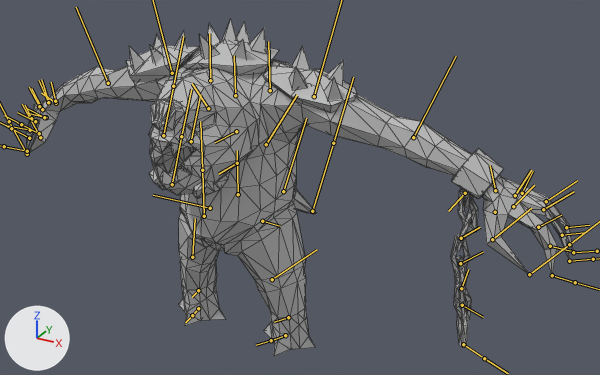
The FBX model Diamond Engine/Project Folder/Assets/Models/Rancor/Rancor_MeleeCombo_Parte2.fbx, before and after one commit.
Before and after are seen from a 50 mm camera at (0.0512, -0.0774, 0.0606) aimed at (0.0027, 0.0108, 0.0164). Lighting does not change. The marker at lower left points along +X, +Y and +Z. The bones that bend it are drawn over the model as lines. Mesh edges are drawn as thin lines.

The first picture shows 'Rancor'.
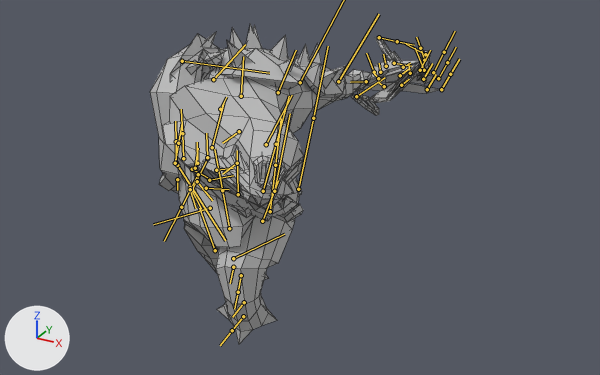
The newer file adds an action. The first version stands in its rest pose; the second is drawn at frame 1 of the action 'Hips|Hips|Take 001|BaseLayer'.

Where the change shows, as pixel boxes [x1, y1, x2, y2] in the pictures (600 x 375 px):
'Rancor', posed (47% narrower): before [26, 19, 574, 356]; after [150, 24, 440, 344]
bone 'Belly', root to tip: before (204, 216) to (202, 170); after (229, 228) to (222, 190)
bone 'Left_Leg', root to tip: before (262, 221) to (280, 226); after (262, 221) to (278, 180)
bone 'Left_Knee', root to tip: before (272, 279) to (317, 249); after (233, 258) to (284, 234)
bone 'Left_Ankle', root to tip: before (288, 317) to (274, 322); after (244, 302) to (232, 317)
bone 'Right_Leg', root to tip: before (210, 208) to (153, 195); after (210, 208) to (153, 224)
bone 'Right_Ankle', root to tip: before (198, 290) to (192, 297); after (233, 267) to (230, 283)
bone 'Spine', root to tip: before (237, 163) to (218, 174); after (237, 163) to (222, 174)
bone 'Head', root to tip: before (208, 108) to (192, 83); after (220, 109) to (226, 97)
bone 'Upper_Jaw', root to tip: before (163, 135) to (173, 86); after (263, 191) to (276, 144)
bone 'Lower_Jaw', root to tip: before (172, 184) to (181, 136); after (270, 211) to (275, 165)
bone 'Left_Shoulder', root to tip: before (270, 90) to (268, 41); after (278, 92) to (296, 50)
bone 'Left_Elbow', root to tip: before (413, 137) to (456, 56); after (338, 81) to (379, 14)
bone 'Left_Wrist', root to tip: before (495, 190) to (490, 165); after (366, 81) to (350, 82)
bone 'Chain', root to tip: before (465, 193) to (448, 211); after (356, 96) to (385, 77)
bone 'Chain1', root to tip: before (461, 238) to (480, 227); after (425, 54) to (406, 44)
bone 'Chain2', root to tip: before (460, 263) to (483, 252); after (424, 70) to (415, 48)
bone 'Chain3', root to tip: before (461, 288) to (468, 269); after (410, 73) to (408, 63)
bone 'Chain4', root to tip: before (462, 305) to (483, 317); after (394, 63) to (411, 66)
bone 'L_Index', root to tip: before (513, 206) to (534, 185); after (380, 72) to (379, 63)
bone 'L_I_Start', root to tip: before (538, 227) to (561, 215); after (403, 67) to (410, 63)
bone 'L_I_Middle', root to tip: before (550, 246) to (573, 251); after (420, 70) to (430, 50)
bone 'L_Ring', root to tip: before (515, 195) to (531, 170); after (378, 78) to (373, 72)
bone 'L_R_Start', root to tip: before (543, 209) to (574, 191); after (400, 75) to (408, 69)
bone 'L_R_Middle', root to tip: before (562, 235) to (585, 232); after (423, 79) to (432, 63)
bone 'L_Pinky', root to tip: before (522, 193) to (533, 171); after (384, 86) to (378, 82)
bone 'L_P_Start', root to tip: before (546, 201) to (577, 180); after (401, 85) to (409, 79)
bone 'L_P_Middle', root to tip: before (566, 227) to (589, 225); after (427, 89) to (436, 74)
bone 'Right_Shoulder', root to tip: before (210, 80) to (209, 33); after (213, 79) to (245, 44)
bone 'Right_Elbow', root to tip: before (108, 83) to (76, 7); after (177, 165) to (225, 240)
bone 'Right_Wrist', root to tip: before (56, 103) to (41, 93); after (177, 179) to (177, 190)
bone 'R_Thumb', root to tip: before (46, 117) to (27, 113); after (192, 169) to (207, 177)
bone 'R_T_Start', root to tip: before (40, 137) to (22, 104); after (207, 158) to (191, 192)
bone 'R_Index', root to tip: before (42, 109) to (31, 88); after (197, 181) to (212, 200)
bone 'R_I_Start', root to tip: before (31, 118) to (25, 105); after (216, 170) to (233, 168)
bone 'R_I_Middle', root to tip: before (30, 130) to (6, 125); after (207, 157) to (206, 133)
bone 'R_Ring', root to tip: before (49, 102) to (41, 79); after (190, 187) to (201, 209)
bone 'R_R_Start', root to tip: before (39, 106) to (29, 87); after (209, 180) to (233, 175)
bone 'R_R_Middle', root to tip: before (35, 121) to (17, 112); after (197, 163) to (197, 142)
bone 'R_Pinky', root to tip: before (55, 101) to (51, 82); after (190, 189) to (196, 208)
bone 'R_P_Start', root to tip: before (48, 102) to (39, 80); after (206, 188) to (229, 189)
bone 'R_P_Middle', root to tip: before (44, 117) to (27, 108); after (195, 168) to (198, 148)
bone 'Tail', root to tip: before (266, 144) to (297, 95); after (266, 144) to (292, 95)
bone 'T_Middle', root to tip: before (283, 191) to (306, 118); after (274, 191) to (290, 113)

The edits, one by one:
Bone 'Belly' (bone_belly) moves from (0.0, 0.0, 0.0) to (0.09, -0.01, -0.34).
Bone 'Belly' (bone_belly) turns from (0, 0, 0) to (-4, 25, -20) degrees about its own x, y and z.
Bone 'Left_Leg' (bone_left_leg) turns from (0, 0, 0) to (-15, -45, 54) degrees about its own x, y and z.
Bone 'Left_Knee' (bone_left_knee) turns from (0, 0, 0) to (0, 46, 42) degrees about its own x, y and z.
Bone 'Left_Ankle' (bone_left_ankle) turns from (0, 0, 0) to (-16, -10, -29) degrees about its own x, y and z.
Bone 'Right_Leg' (bone_right_leg) turns from (0, 0, 0) to (-12, -12, -25) degrees about its own x, y and z.
Bone 'Right_Ankle' (bone_right_ankle) turns from (0, 0, 0) to (13, -1, -20) degrees about its own x, y and z.
Bone 'Spine' (bone_spine) turns from (0, 0, 0) to (8, -4, -2) degrees about its own x, y and z.
Bone 'Head' (bone_head) turns from (0, 0, 0) to (-28, 6, -15) degrees about its own x, y and z.
Bone 'Upper_Jaw' (bone_upper_jaw) moves from (0.0, 0.0, 0.0) to (0.03, -0.16, -0.46).
Bone 'Lower_Jaw' (bone_lower_jaw) moves from (0.0, 0.0, 0.0) to (-0.03, -0.02, -0.62).
Bone 'Lower_Jaw' (bone_lower_jaw) turns from (0, 0, 0) to (6, -1, 18) degrees about its own x, y and z.
Bone 'Left_Shoulder' (bone_left_shoulder) turns from (0, 0, 0) to (6, 84, -15) degrees about its own x, y and z.
Bone 'Left_Arm' (bone_left_arm) turns from (0, 0, 0) to (1, -10, 6) degrees about its own x, y and z.
Bone 'Left_Elbow' (bone_left_elbow) turns from (0, 0, 0) to (0, 7, 7) degrees about its own x, y and z.
Bone 'Left_Wrist' (bone_left_wrist) turns from (0, 0, 0) to (124, 17, 5) degrees about its own x, y and z.
Bone 'Chain' (bone_chain) turns from (0, 0, 0) to (-32, 13, -70) degrees about its own x, y and z.
Bone 'Chain1' (bone_chain1) moves from (0.0, 0.0, 0.0) to (-0.36, -0.64, 0.57).
Bone 'Chain1' (bone_chain1) turns from (0, 0, 0) to (10, -5, 43) degrees about its own x, y and z.
Bone 'Chain2' (bone_chain2) turns from (0, 0, 0) to (10, 3, 40) degrees about its own x, y and z.
Bone 'Chain3' (bone_chain3) turns from (0, 0, 0) to (-5, -17, 35) degrees about its own x, y and z.
Bone 'Chain4' (bone_chain4) turns from (0, 0, 0) to (13, 33, -13) degrees about its own x, y and z.
Bone 'L_Index' (bone_l_index) turns from (0, 0, 0) to (1, 0, -7) degrees about its own x, y and z.
Bone 'L_I_Start' (bone_l_i_start) turns from (0, 0, 0) to (1, 2, -6) degrees about its own x, y and z.
Bone 'L_I_Middle' (bone_l_i_middle) turns from (0, 0, 0) to (-1, -4, -6) degrees about its own x, y and z.
Bone 'L_Ring' (bone_l_ring) turns from (0, 0, 0) to (2, 1, -7) degrees about its own x, y and z.
Bone 'L_R_Start' (bone_l_r_start) turns from (0, 0, 0) to (1, 2, -6) degrees about its own x, y and z.
Bone 'L_R_Middle' (bone_l_r_middle) turns from (0, 0, 0) to (-1, -2, -6) degrees about its own x, y and z.
Bone 'L_Pinky' (bone_l_pinky) turns from (0, 0, 0) to (2, 1, -6) degrees about its own x, y and z.
Bone 'L_P_Start' (bone_l_p_start) turns from (0, 0, 0) to (2, 2, -6) degrees about its own x, y and z.
Bone 'L_P_Middle' (bone_l_p_middle) turns from (0, 0, 0) to (-1, -2, -6) degrees about its own x, y and z.
Bone 'Right_Shoulder' (bone_right_shoulder) turns from (0, 0, 0) to (27, 51, 56) degrees about its own x, y and z.
Bone 'Right_Arm' (bone_right_arm) turns from (0, 0, 0) to (-117, 26, -103) degrees about its own x, y and z.
Bone 'Right_Elbow' (bone_right_elbow) turns from (0, 0, 0) to (0, 43, -43) degrees about its own x, y and z.
Bone 'Right_Wrist' (bone_right_wrist) turns from (0, 0, 0) to (-26, 45, 59) degrees about its own x, y and z.
Bone 'R_Thumb' (bone_r_thumb) turns from (0, 0, 0) to (32, -21, -30) degrees about its own x, y and z.
Bone 'R_T_Start' (bone_r_t_start) turns from (0, 0, 0) to (10, -32, 17) degrees about its own x, y and z.
Bone 'R_Index' (bone_r_index) turns from (0, 0, 0) to (-24, -3, -33) degrees about its own x, y and z.
Bone 'R_I_Start' (bone_r_i_start) turns from (0, 0, 0) to (-3, -21, -50) degrees about its own x, y and z.
Bone 'R_I_Middle' (bone_r_i_middle) turns from (0, 0, 0) to (-5, 30, -48) degrees about its own x, y and z.
Bone 'R_Ring' (bone_r_ring) turns from (0, 0, 0) to (-22, -6, -32) degrees about its own x, y and z.
Bone 'R_R_Start' (bone_r_r_start) turns from (0, 0, 0) to (-12, -26, -47) degrees about its own x, y and z.
Bone 'R_R_Middle' (bone_r_r_middle) turns from (0, 0, 0) to (2, 18, -54) degrees about its own x, y and z.
Bone 'R_Pinky' (bone_r_pinky) turns from (0, 0, 0) to (-26, -6, -24) degrees about its own x, y and z.
Bone 'R_P_Start' (bone_r_p_start) turns from (0, 0, 0) to (-6, -21, -50) degrees about its own x, y and z.
Bone 'R_P_Middle' (bone_r_p_middle) turns from (0, 0, 0) to (0, 19, -52) degrees about its own x, y and z.
Bone 'Tail' (bone_tail) turns from (0, 0, 0) to (-5, 8, -2) degrees about its own x, y and z.
Bone 'T_Middle' (bone_t_middle) turns from (0, 0, 0) to (0, 0, 17) degrees about its own x, y and z.
